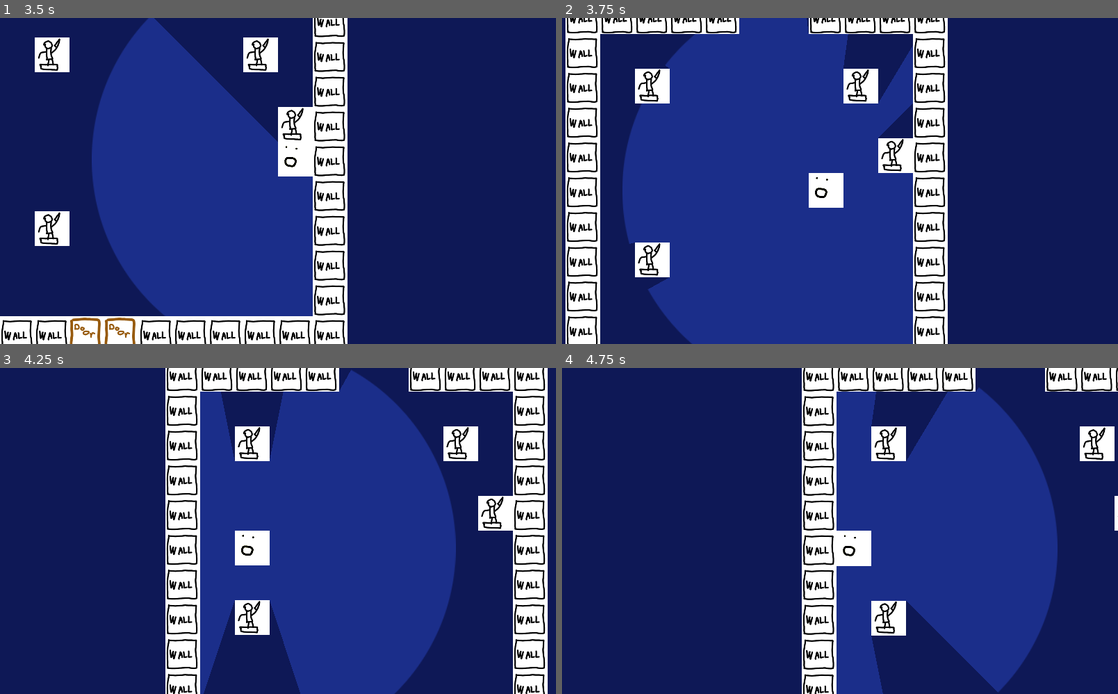
Above: before the commit, frames 1-4 (two rows, left to right).
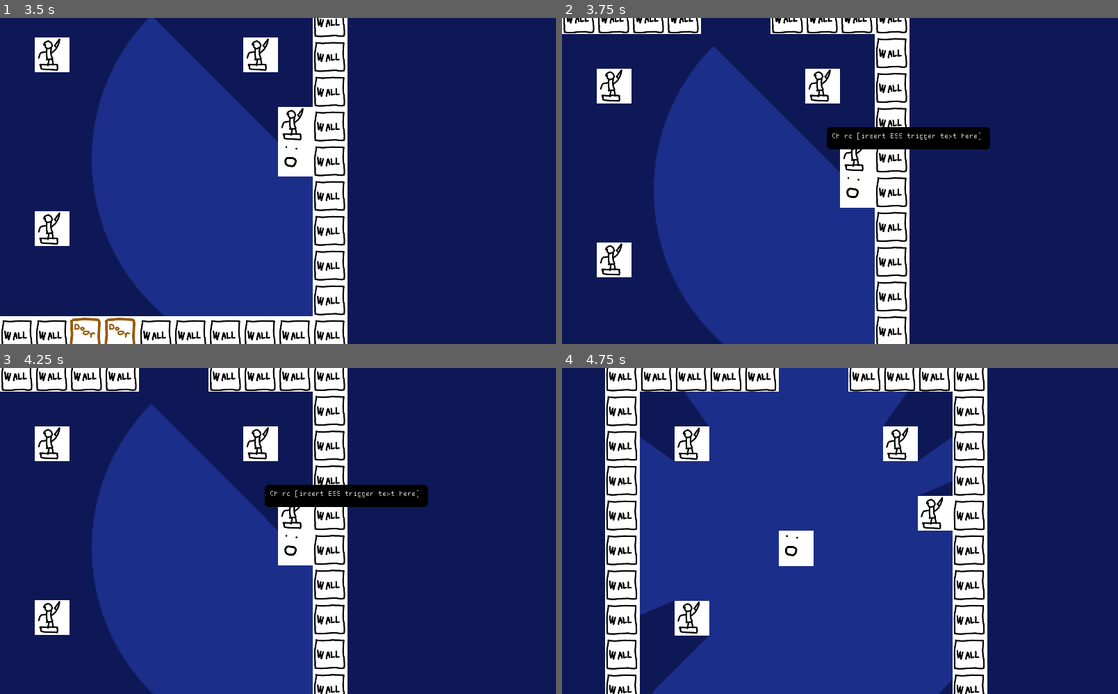
Above: after the commit, the same moments.

Repository: johnfn/LD50
Game: Godot game, scene res://MainScene.tscn
Two runs of this game, one before a commit and one after it. Both use one fixed random seed, a clock stepped at 60 frames per second and the inputs below.
Inputs:
- Up to frame 1 (3.5 s): hold D (right) 0.53-1.28 s; tap E (interact) every 0.75 s from 0.6 to 2.85 s; hold S (down) 1.28-2.03 s; hold D (right) 2.03-2.78 s; hold W (up) from 2.78 s (still down)
- Up to frame 2 (3.75 s): release W (up) at 3.53 s; hold A (left) from 3.53 s (still down); tap E (interact) at 3.6 s
- Up to frame 3 (4.25 s): keep holding A (left)
- Up to frame 4 (4.75 s): keep holding A (left); tap E (interact) at 4.35 s

Frame 1 is identical in both runs. In frame 2, 36% of the frame differs, in the area x 0-77%, y 0-100%; in frame 3, 59%; in frame 4, 61%, in the area x 7-100%, y 0-100%.

Commit message:
add ESS trigger

Diff:
--- /dev/null
+++ b/EvilShadowTrigger.tscn
@@ -0,0 +1,19 @@
+[gd_scene load_steps=3 format=2]
+
+[ext_resource path="res://scripts/dialog_trigger.gd" type="Script" id=1]
+
+[sub_resource type="RectangleShape2D" id=1]
+extents = Vector2( 320, 128 )
+
+[node name="EvilShadowTrigger" type="Area2D"]
+position = Vector2( 640, -2560 )
+collision_layer = 128
+collision_mask = 0
+script = ExtResource( 1 )
+dialog_name = "WhereAmI"
+
+[node name="Bounds" type="CollisionShape2D" parent="."]
+position = Vector2( 256, -128 )
+shape = SubResource( 1 )
+
+[connection signal="body_entered" from="." to="." method="_on_DialogTrigger_body_entered"]
--- a/Level1.tscn
+++ b/Level1.tscn
@@ -1,11 +1,15 @@
-[gd_scene load_steps=7 format=2]
+[gd_scene load_steps=9 format=2]
 
 [ext_resource path="res://PushableStatue.tscn" type="PackedScene" id=1]
 [ext_resource path="res://StartLocation.tscn" type="PackedScene" id=2]
 [ext_resource path="res://Wall.tscn" type="PackedScene" id=3]
 [ext_resource path="res://Door.tscn" type="PackedScene" id=4]
+[ext_resource path="res://scripts/evil_shadow_trigger.gd" type="Script" id=5]
 [ext_resource path="res://ProximitySwitch.tscn" type="PackedScene" id=6]
 [ext_resource path="res://DialogTrigger.tscn" type="PackedScene" id=8]
+
+[sub_resource type="RectangleShape2D" id=1]
+extents = Vector2( 576, 64 )
 
 [node name="Level1" type="Node2D"]
 
@@ -405,3 +409,15 @@
 [node name="DialogTrigger" parent="Areas" instance=ExtResource( 8 )]
 position = Vector2( 640, -768 )
 dialog_name = "WhereAmI"
+
+[node name="EvilShadowTrigger" type="Area2D" parent="Areas"]
+position = Vector2( 640, -2560 )
+collision_layer = 128
+collision_mask = 0
+script = ExtResource( 5 )
+
+[node name="Bounds" type="CollisionShape2D" parent="Areas/EvilShadowTrigger"]
+position = Vector2( 320, -64 )
+shape = SubResource( 1 )
+
+[connection signal="body_entered" from="Areas/EvilShadowTrigger" to="Areas/EvilShadowTrigger" method="_on_EvilShadowTrigger_body_entered"]
--- a/scripts/dialog_trigger.gd
+++ b/scripts/dialog_trigger.gd
@@ -8,4 +8,4 @@
   if body == Globals.Player and not dialog_name in triggered_dialogs:
     triggered_dialogs[dialog_name] = true
 
-    Globals.Player.start_dialog(dialog_name)
+    Globals.Player.start_dialog_co(dialog_name)
--- /dev/null
+++ b/scripts/evil_shadow_trigger.gd
@@ -0,0 +1,10 @@
+extends Area2D
+
+func _on_EvilShadowTrigger_body_entered(body):
+  if body == Globals.Player:
+    player_trigger_evil_shadow()
+
+func player_trigger_evil_shadow():
+  yield(Globals.Player.start_dialog_co("FirstEvilShadowTrigger"), "completed")
+
+  print("DONE")
--- a/scripts/player.gd
+++ b/scripts/player.gd
@@ -54,11 +54,12 @@
         n.move_and_collide(dist)
         round_position(n)
 
-
     round_position(self)
 
     tick = 0.0
 
-func start_dialog(dialog_name: String):
-  # WhereAmI
-  dialog.show_dialog_co("Hey you triggered the dialog!")
+func start_dialog_co(dialog_name: String):
+  if dialog_name == "WhereAmI":
+    yield(dialog.show_dialog_co("Hey you triggered the dialog!"), "completed")
+  if dialog_name == "FirstEvilShadowTrigger":
+    yield(dialog.show_dialog_co("Oh no [insert ESS trigger text here]!"), "completed")
